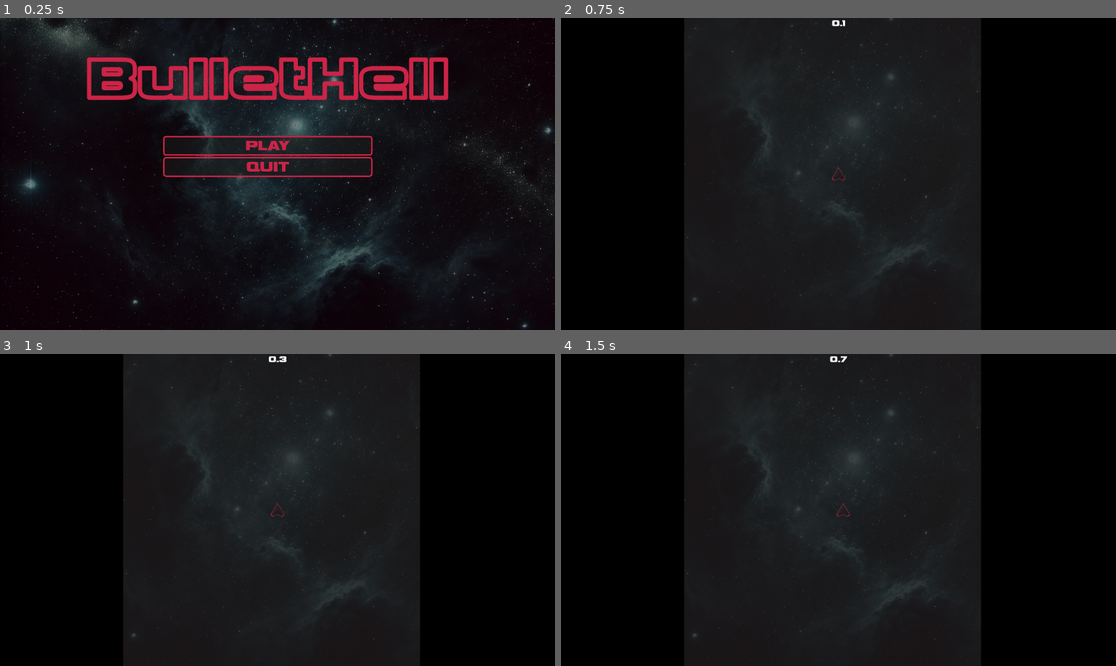
Above: before the commit, frames 1-4 (two rows, left to right).
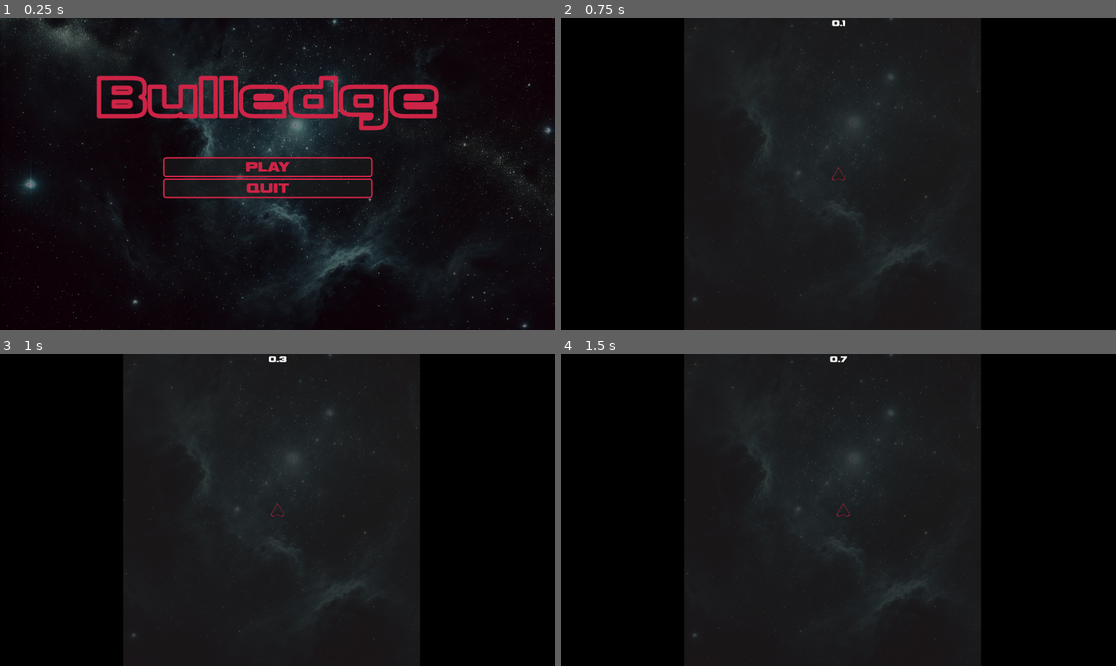
Above: after the commit, the same moments.

Repository: marcmeru11/Bulledge
Game: Godot game, scene res://Menus/MainMenu/main_menu.tscn
Same seed, same stepped clock (60 frames per second), same inputs: the game is played once before the commit and once after it.
Inputs:
- Up to frame 1 (0.25 s): no input
- Up to frame 2 (0.75 s): click "PLAY" at 0.5 s
- Up to frame 3 (1 s): no input
- Up to frame 4 (1.5 s): hold Right (right) from 1.28 s (still down)

The runs differ from the first frame. In frame 1, 8.8% of the frame differs, in the area x 15-81%, y 12-58%; in frame 2, nothing differs; in frame 3, nothing differs; in frame 4, nothing differs.

Commit message:
actualizacion de proyecto

Diff:
--- a/Menus/MainMenu/main_menu.tscn
+++ b/Menus/MainMenu/main_menu.tscn
@@ -25,16 +25,16 @@
 
 [node name="Label" type="Label" parent="CanvasLayer"]
 offset_left = 299.0
-offset_top = 95.0
+offset_top = 159.0
 offset_right = 1552.0
-offset_bottom = 336.0
+offset_bottom = 400.0
 theme = ExtResource("3_7f67a")
 theme_override_colors/font_color = Color(0, 0, 0, 0)
 theme_override_colors/font_outline_color = Color(0.8, 0.141176, 0.27451, 1)
 theme_override_constants/outline_size = 30
 theme_override_fonts/font = ExtResource("4_lkur8")
 theme_override_font_sizes/font_size = 200
-text = "BulletHell"
+text = "Bulledge"
 horizontal_alignment = 1
 vertical_alignment = 1
 
@@ -45,9 +45,9 @@
 anchor_right = 0.662
 anchor_bottom = 0.759
 offset_left = -8.0
-offset_top = 138.0
+offset_top = 212.0
 offset_right = 19.0
-offset_bottom = -165.0
+offset_bottom = -91.0
 
 [node name="Play" type="Button" parent="CanvasLayer/VBoxContainer"]
 layout_mode = 2
--- a/project.godot
+++ b/project.godot
@@ -8,11 +8,15 @@
 
 config_version=5
 
+[animation]
+
+compatibility/default_parent_skeleton_in_mesh_instance_3d=true
+
 [application]
 
 config/name="BulletHell"
 run/main_scene="uid://b41qklpugxd01"
-config/features=PackedStringArray("4.4", "Forward Plus")
+config/features=PackedStringArray("4.6", "Forward Plus")
 config/icon="res://icon.svg"
 
 [display]
@@ -20,6 +24,10 @@
 window/size/viewport_width=1920
 window/size/viewport_height=1080
 window/size/mode=2
+
+[dotnet]
+
+project/assembly_name="BulletHell"
 
 [editor_plugins]
 
Not shown, changed: export_presets.cfg
